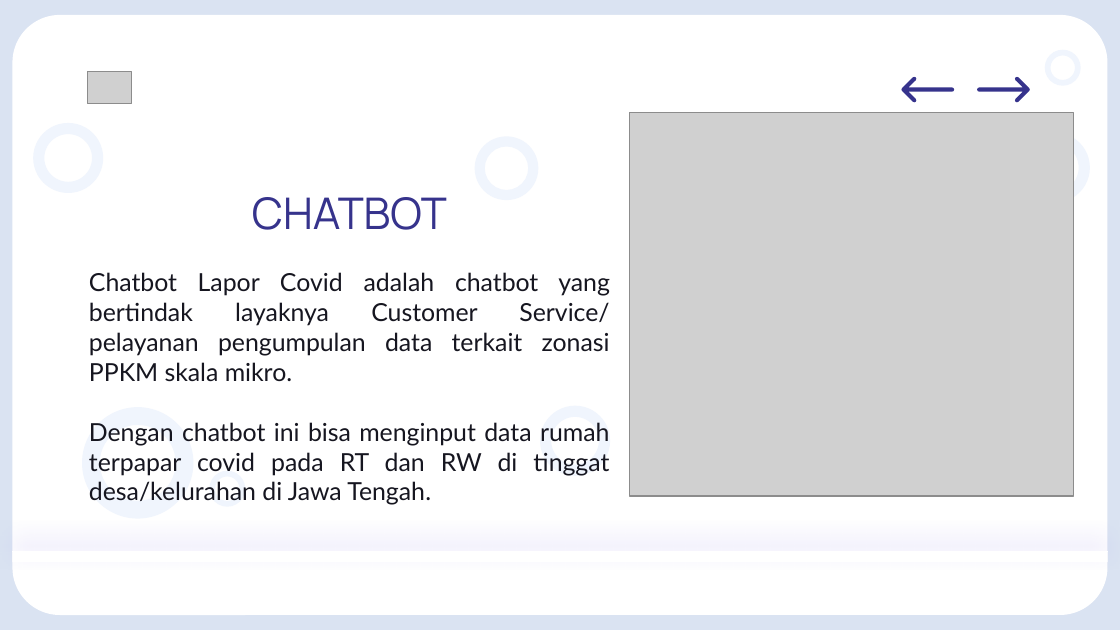
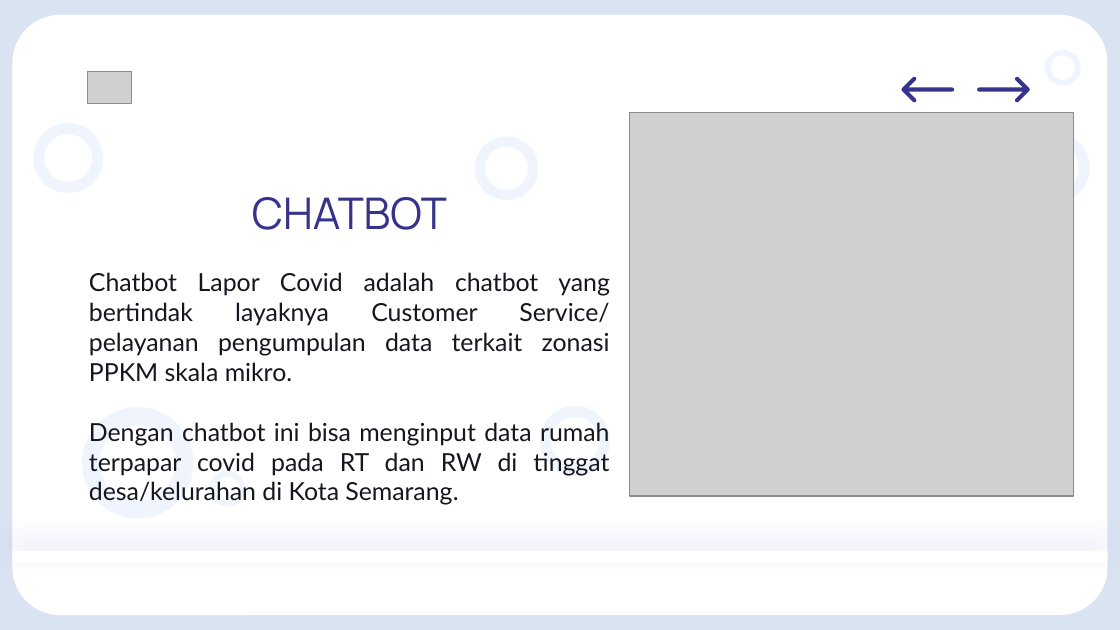
Before and after one commit to syaifurplus/lomba-hitech, a slide deck: slide 9 of PPT/Chatbot Planner Hi-Tech.pptx. Drawn at 1120x630 pixels with LibreOffice and Linux fonts; fonts in the diff are those of the drawing; grey boxes stand for pictures. Boxes give left, top, right and bottom in pixels: in the first picture for what was removed or moved away, otherwise in the second. Text is boxed around its words. In the diff, an @@ line names an element or a change of style, - is before the commit and + after.

Commit message:
jateng jadi kota semarang

```diff
--- a/PPT/Chatbot Planner Hi-Tech.pptx
+++ b/PPT/Chatbot Planner Hi-Tech.pptx
@@ subtitle at (x1=89, y1=422, x2=609, y2=505): text changed @@
-Dengan chatbot ini bisa menginput data rumah terpapar covid pada RT dan RW di tinggat desa/kelurahan di Jawa Tengah.
+Dengan chatbot ini bisa menginput data rumah terpapar covid pada RT dan RW di tinggat desa/kelurahan di Kota Semarang.
```
Also in this commit, not shown: 1 other file.
